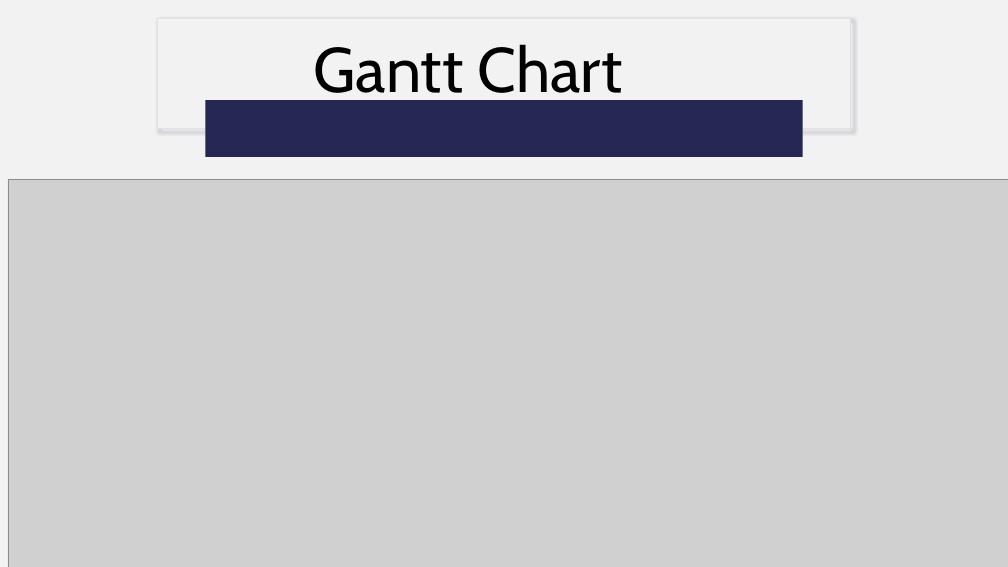
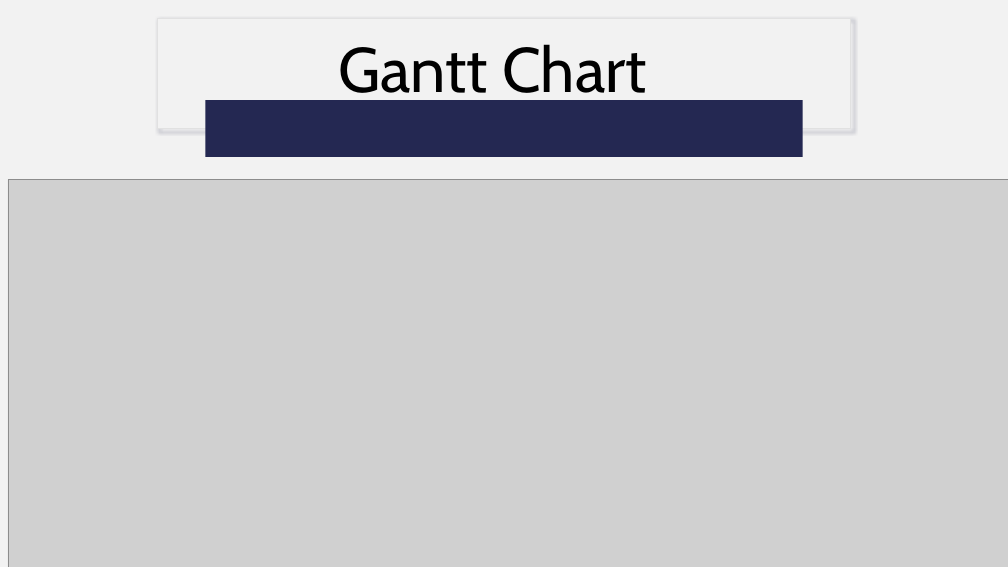
Before and after one commit to jjdeuce06/VulcanActivityTracker, a slide deck: slide 6 of Documentation/FinalPresentation/VulcanActivityTracker-Group2.pptx (slide 7 before the commit). Drawn at 1008x567 pixels with LibreOffice and Linux fonts; fonts in the diff are those of the drawing; grey boxes stand for pictures. Boxes give left, top, right and bottom in pixels: in the first picture for what was removed or moved away, otherwise in the second. Text is boxed around its words. In the diff, an @@ line names an element or a change of style, - is before the commit and + after.

```diff
--- a/Documentation/FinalPresentation/VulcanActivityTracker-Group2.pptx
+++ b/Documentation/FinalPresentation/VulcanActivityTracker-Group2.pptx
@@ title "Gantt Chart" at <box>338,44,647,107</box>: alignment left to centre @@
```
Also in this commit, not shown: 4 other slides changed, 2 slides added, 2 slides removed, 1 other file.
